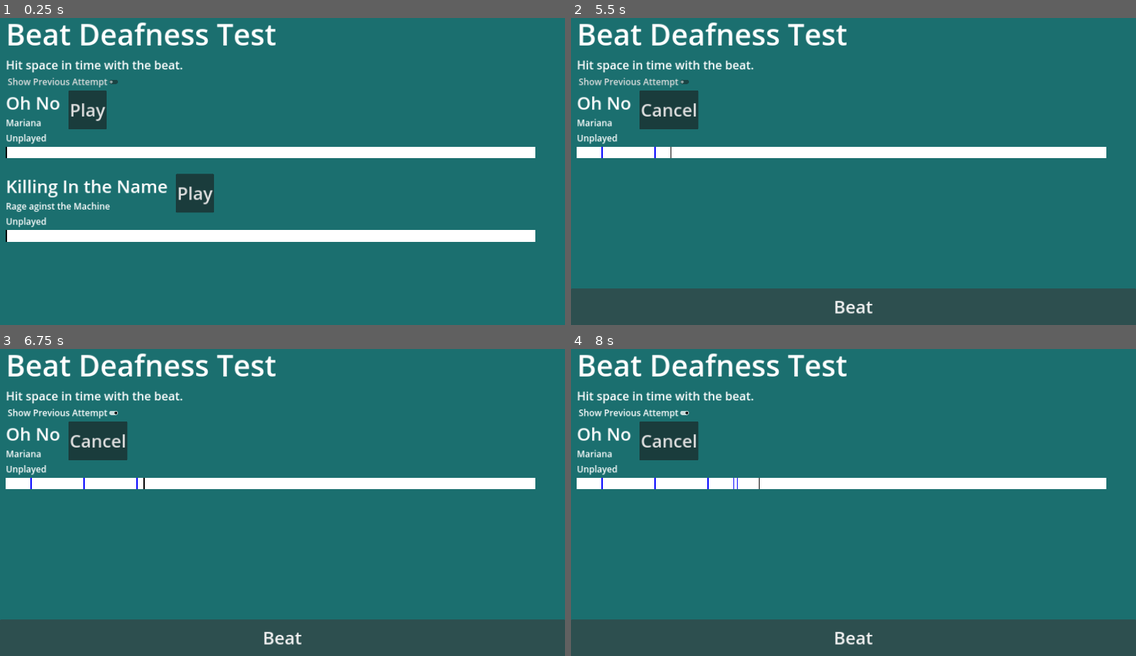
Above: before the commit, frames 1-4 (two rows, left to right).
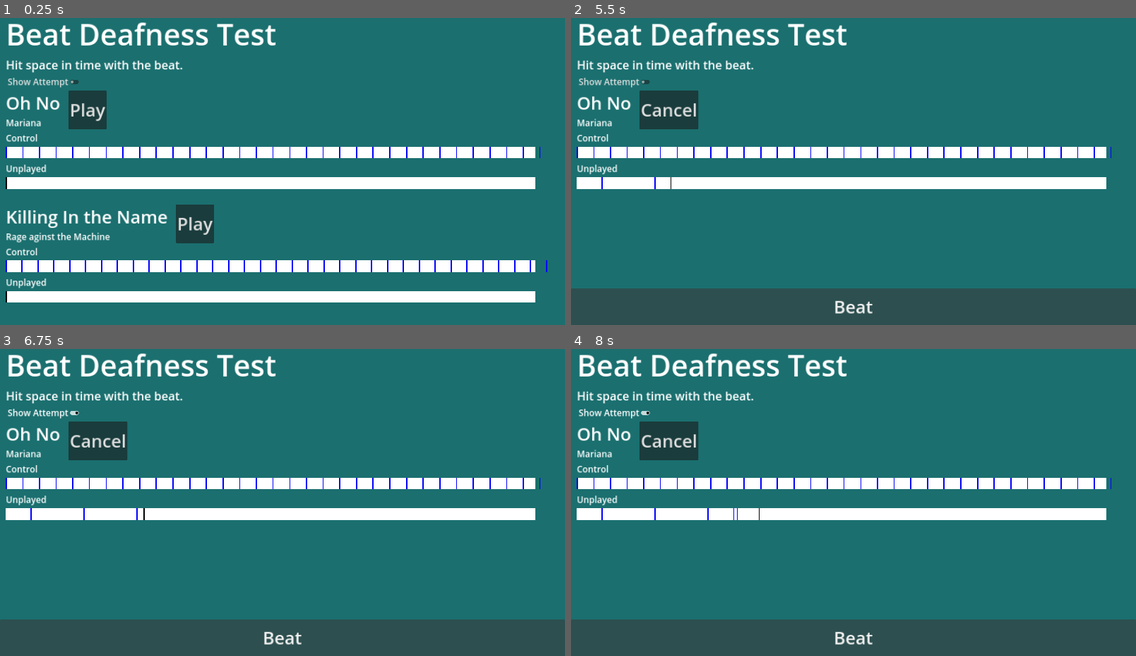
Above: after the commit, the same moments.

Repository: Deojee/Beat-deafness-test
Game: Godot game, scene res://scenes/world.tscn
Same seed, same stepped clock (60 frames per second), same inputs: the game is played once before the commit and once after it.
Inputs:
- Up to frame 1 (0.25 s): no input
- Up to frame 2 (5.5 s): click "Show Previous Attempt" (after the commit: "Show Attempt") at 0.5 s; click "Play" at 1.25 s; click "Cancel" at 2 s; click "Play" at 2.75 s; click "Beat" at 3.5 s; click "Show Previous Attempt" (after the commit: "Show Attempt") at 4.25 s; click "Beat" at 5 s
- Up to frame 3 (6.75 s): click "Show Previous Attempt" (after the commit: "Show Attempt") at 5.75 s; click "Beat" at 6.5 s
- Up to frame 4 (8 s): tap Space (space) at 7.25, 7.35 s

The runs differ from the first frame. In frame 1, 17% of the frame differs, in the area x 1-97%, y 19-93%; in frame 2, 4.4%; in frame 3, 4.4%; in frame 4, 4.4%.

Commit message:
added control

Diff:
--- a/scenes/showPrevAttempt.gd
+++ b/scenes/showPrevAttempt.gd
@@ -4,5 +4,5 @@
 
 
 func _on_toggled(toggled_on):
-	Globals.showPreviousAttempt = toggled_on
+	Globals.showAttempt = toggled_on
 	pass # Replace with function body.
--- a/scenes/world.tscn
+++ b/scenes/world.tscn
@@ -1,8 +1,10 @@
-[gd_scene load_steps=4 format=3 uid="uid://c5o3ph6322ttg"]
+[gd_scene load_steps=5 format=3 uid="uid://c5o3ph6322ttg"]
 
 [ext_resource type="Script" path="res://scenes/showPrevAttempt.gd" id="1_hs46h"]
 [ext_resource type="PackedScene" uid="uid://cbb2r4h5s16ug" path="res://scenes/beat_line_holder.tscn" id="1_jj1vp"]
 [ext_resource type="Script" path="res://scripts/beatButton.gd" id="2_kn7kv"]
+
+[sub_resource type="SphereMesh" id="SphereMesh_rdkm1"]
 
 [node name="World" type="Control"]
 layout_mode = 3
@@ -20,6 +22,20 @@
 grow_horizontal = 2
 grow_vertical = 2
 color = Color(0.105882, 0.435294, 0.435294, 1)
+
+[node name="CenterContainer" type="CenterContainer" parent="ColorRect"]
+layout_mode = 1
+anchors_preset = 15
+anchor_right = 1.0
+anchor_bottom = 1.0
+grow_horizontal = 2
+grow_vertical = 2
+
+[node name="Control" type="Control" parent="ColorRect/CenterContainer"]
+layout_mode = 2
+
+[node name="MeshInstance2D" type="MeshInstance2D" parent="ColorRect/CenterContainer/Control"]
+mesh = SubResource("SphereMesh_rdkm1")
 
 [node name="AudioStreamPlayer" type="AudioStreamPlayer" parent="."]
 
@@ -56,7 +72,7 @@
 size_flags_horizontal = 0
 focus_mode = 0
 theme_override_font_sizes/font_size = 30
-text = "Show Previous Attempt"
+text = "Show Attempt"
 script = ExtResource("1_hs46h")
 
 [node name="beatLineHolder" parent="MarginContainer/ScrollContainer/VBoxContainer" instance=ExtResource("1_jj1vp")]
@@ -66,18 +82,13 @@
 songPath = "res://songs/MARINA - Oh No! (I Feel Like I'm The Worst So I Always Act like I'm The Best) [Official Music Video].mp3"
 secondsOfSong = 15.0
 delaySeconds = -2.0
-bpm = 0.0
-bpmDelaySeconds = 0.0
+bpm = 127.0
 
 [node name="beatLineHolder2" parent="MarginContainer/ScrollContainer/VBoxContainer" instance=ExtResource("1_jj1vp")]
 layout_mode = 2
 songName = "Killing In the Name"
 artist = "Rage aginst the Machine"
 songPath = "res://songs/Rage Against The Machine - Killing In the Name (Official HD Video).mp3"
-secondsOfSong = 10.0
-delaySeconds = 0.1
-bpm = 0.0
-bpmDelaySeconds = 0.0
 
 [node name="beatButton" type="Button" parent="."]
 layout_mode = 1
--- a/scripts/Globals.gd
+++ b/scripts/Globals.gd
@@ -4,4 +4,4 @@
 
 var beatButtonVisible = false
 
-var showPreviousAttempt = false
+var showAttempt = false
--- a/scripts/beat timer line.gd
+++ b/scripts/beat timer line.gd
@@ -7,7 +7,7 @@
 #beats is an array of the number of miliseconds in that the beat is.
 var beats : Array = []
 
-var previous : beatTimerLine = null
+var control : beatTimerLine = null
 var holder
 
 var running = false
@@ -42,6 +42,29 @@
 
 	pass
 
+func setControlBeats(bpm,bpmDelaySeconds):
+
+	var milisecondsPerBeat = 60000/bpm
+	var newBeats = [bpmDelaySeconds * 1000]
+	while newBeats.back() < lengthInSeconds * 1000.0:
+		newBeats.append(newBeats.back() + milisecondsPerBeat)
+
+	for beat in newBeats:
+
+		Globals.justPressed = false
+		var newMarker = ColorRect.new()
+		%beatLines.add_child(newMarker)
+		newMarker.position.x = (beat/1000.0)/float(lengthInSeconds) * 1800 - 1.0
+		newMarker.size = Vector2(4,40)
+		newMarker.color = Color.BLUE
+
+		beats.append(beat)
+
+
+
+	%Label.text = "Control"
+
+
 func start(player : AudioStreamPlayer,delaySeconds : float):
 
 
@@ -50,11 +73,12 @@
 
 	for line in get_tree().get_nodes_in_group("beatLines"):
 		line.visible = false
-	visible = true
+
+
 	holder.visible = true
-
-	if Globals.showPreviousAttempt and previous:
-		previous.visible = true
+	if Globals.showAttempt and control:
+		control.visible = true
+		visible = true
 
 
 	await get_tree().create_timer(delaySeconds).timeout
@@ -83,15 +107,15 @@
 
 func updateLabel():
 
-	if previous == null or previous.beats.size() == 0:
-		%Label.text = "No previous attempt"
+	if control == null or control.beats.size() == 0:
+		%Label.text = "Control"
 		return
 
-	var previousBeats = previous.beats
+	var controlBeats = control.beats
 
 	var labelText = ""
 
-	var numberOfBeatsDifference : int = previous.beats.size() - beats.size()
+	var numberOfBeatsDifference : int = controlBeats.size() - beats.size()
 
 	if numberOfBeatsDifference == 0:
 		labelText += "Same number of beats.  | "
@@ -112,7 +136,7 @@
 	var totalDifference : float = 0
 
 	for beat in beats:
-		var difference = getClosestDistance(beat,previousBeats)
+		var difference = getClosestDistance(beat,controlBeats)
 		averageDifference += difference
 		totalDifference += abs(difference)
 
--- a/scripts/beatLineHolder.gd
+++ b/scripts/beatLineHolder.gd
@@ -9,7 +9,7 @@
 @export var secondsOfSong : float = 10
 @export var delaySeconds : float = 0.1
 
-@export var bpm : float = 0.0
+@export var bpm : float = 200
 @export var bpmDelaySeconds : float = 0.0
 
 var beatLinePath : String  = "res://scenes/beat_timer_line.tscn"
@@ -26,6 +26,7 @@
 	if Engine.is_editor_hint():
 		return
 
+	addControl()
 	addNewLine()
 	%AudioStreamPlayer.stream = load(songPath)
 
@@ -39,6 +40,7 @@
 var playing = false
 
 var currentBeatLine : beatTimerLine = null
+var controlBeatLine : beatTimerLine = null
 func _on_play_button_pressed():
 
 	if playing:
@@ -48,12 +50,28 @@
 	start()
 
 
+func addControl():
+
+	var newLine = load(beatLinePath).instantiate()
+	%beatLines.add_child(newLine)
+	newLine.control = null
+	controlBeatLine = newLine
+	controlBeatLine.holder = self
+	controlBeatLine.lengthInSeconds = secondsOfSong
+
+
+
+	controlBeatLine.setControlBeats(bpm,bpmDelaySeconds)
+
+	currentBeatLine = controlBeatLine
+
+
 func addNewLine():
 	stop()
 
 	var newLine = load(beatLinePath).instantiate()
 	%beatLines.add_child(newLine)
-	newLine.previous = currentBeatLine
+	newLine.control = currentBeatLine
 	currentBeatLine = newLine
 	currentBeatLine.holder = self
 	currentBeatLine.lengthInSeconds = secondsOfSong
